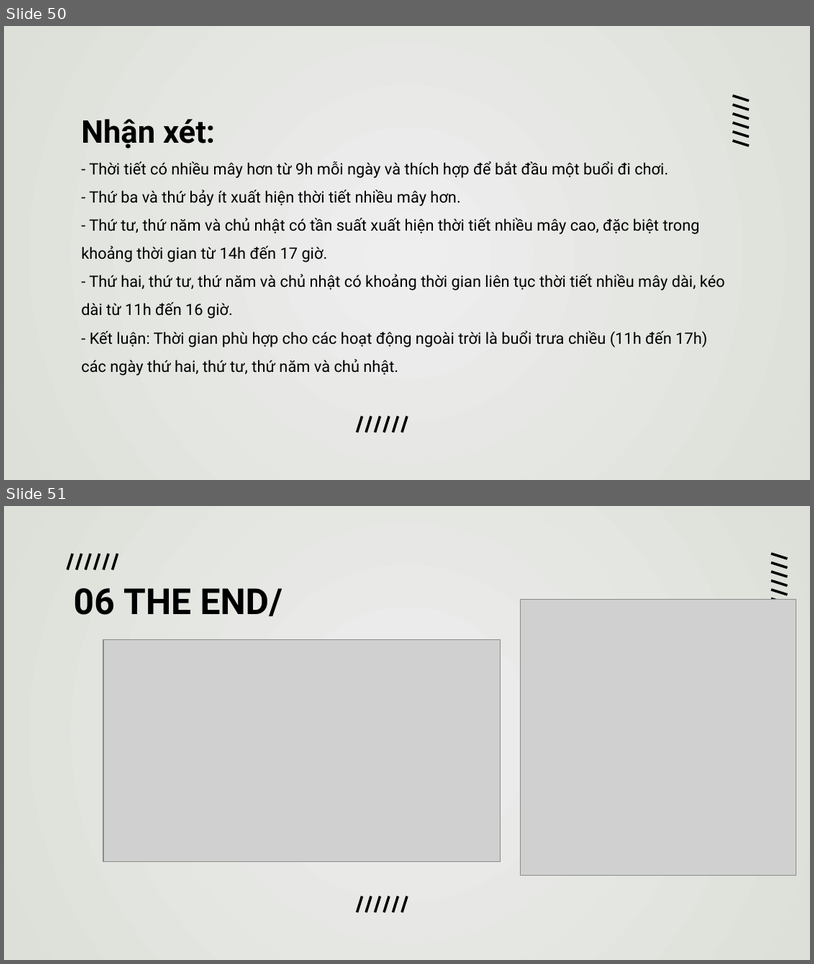
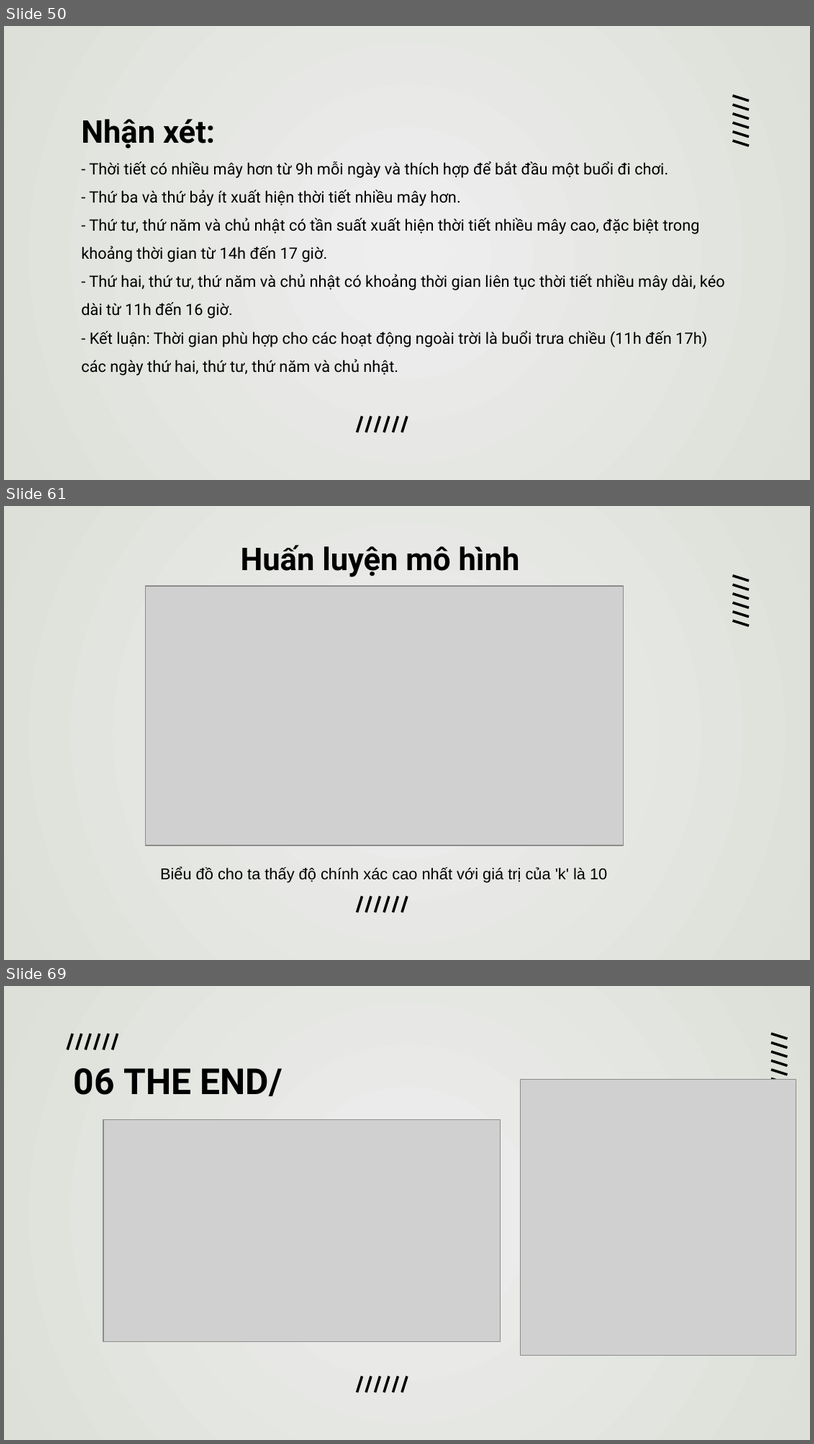
Before and after one commit to duongtanton/NP-KHDL-Gr9, a slide deck: group09.pptx. Shown one above the other, each under a label of ours: slides 50 and 51 before the commit, slides 50, 61 and 69 after it; the slides between them are not shown. The pictures are 814x964 and 814x1444 pixels, drawn with LibreOffice and Linux fonts; fonts in the diff are those of the drawing; grey boxes stand for pictures. Boxes give left, top, right and bottom in pixels: in the first picture for what was removed or moved away, otherwise in the second. Text is boxed around its words. In the diff, an @@ line names an element or a change of style, - is before the commit and + after.

```diff
--- a/group09.pptx
+++ b/group09.pptx
@@ slide 61 added at (x1=4, y1=506, x2=810, y2=960), background gradient #EEEEEE to #DCE0D8 @@
@@ text added at (x1=241, y1=545, x2=520, y2=577), 28 pt, text #000000, bold @@
+Huấn luyện mô hình
@@ picture added at (x1=145, y1=586, x2=623, y2=844) @@
@@ group added at (x1=733, y1=575, x2=749, y2=626): 6 lines @@
@@ text added at (x1=160, y1=866, x2=607, y2=882), 14 pt, text #000000 @@
+Biểu đồ cho ta thấy độ chính xác cao nhất với giá trị của 'k' là 10
@@ group added at (x1=358, y1=896, x2=407, y2=911): 6 lines @@
@@ what was slide 51 is now slide 69 @@
```
Also in this commit, not shown: 17 other slides added.
